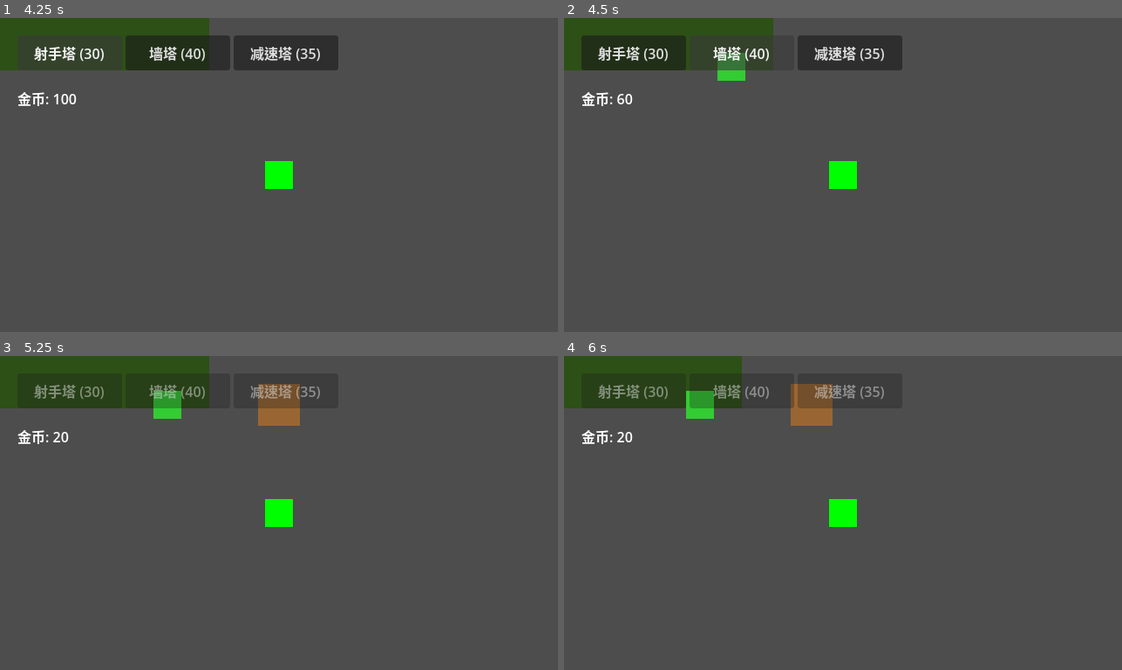
Above: before the commit, frames 1-4 (two rows, left to right).
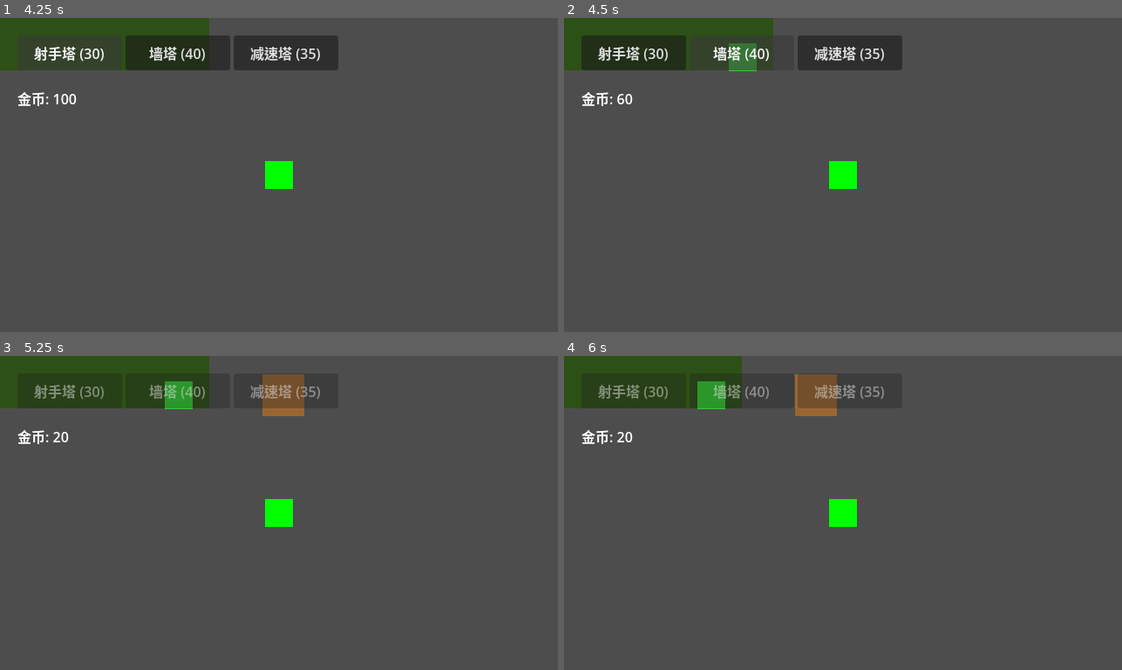
Above: after the commit, the same moments.

Repository: felang/utoland
Game: Godot game, scene res://scenes/ui/start_menu.tscn
The game is run twice, just before and just after one commit, with the same random seed, the same clock (stepped at 60 frames per second) and the same inputs.
Inputs (mouse positions are in pixels of both pictures, inside the frame that each line leads up to):
- Up to frame 1 (4.25 s): click "Start Game" at 0.5 s; click "战士" at 1.25 s; click "Rifle (速射枪)" at 2 s; click "森林地图" at 2.75 s; click "射手塔 (30)" at 3.5 s
- Up to frame 2 (4.5 s): click "墙塔 (40)" at 4.25 s
- Up to frame 3 (5.25 s): click "减速塔 (35)" at 5 s
- Up to frame 4 (6 s): tap Enter at 5.75 s; move the mouse to (965, 497) at 5.77 s; hold D (move_right) from 5.78 s (still down); tap 1 at 5.85 s; click (965, 497) at 5.92 s

Frame 1 is identical in both runs. In frame 2, 0.5% of the frame differs, in the area x 27-35%, y 8-20%; in frame 3, 1.2%, in the area x 27-55%, y 5-23%; in frame 4, 1.2%.

Commit message:
refactor: 布置场景网格和边界改为配置驱动
Co-Authored-By: Claude Opus 4.6 (1M context) <noreply@anthropic.com>

Diff:
--- a/scripts/ui/placement.gd
+++ b/scripts/ui/placement.gd
@@ -1,6 +1,6 @@
 extends Node2D
 
-const GRID_SIZE = 32
+const GRID_SIZE = GameConfig.GRID_SIZE
 @onready var background_sprite: Sprite2D = $Background/BackgroundSprite
 var selected_tower_type: String = ""
 var preview_tower: Node2D = null
@@ -74,7 +74,7 @@
 
 func can_place_at(pos: Vector2) -> bool:
 	# 检查是否在地图边界内
-	if abs(pos.x) > 1300 or abs(pos.y) > 1000:
+	if abs(pos.x) > GameConfig.MAP_HALF_WIDTH or abs(pos.y) > GameConfig.MAP_HALF_HEIGHT:
 		return false
 
 	# 检查是否与其他塔重叠
--- /dev/null
+++ b/tests/unit/test_placement_grid_rules.gd
@@ -0,0 +1,23 @@
+extends GutTest
+
+var placement: Node2D
+
+func before_each():
+	GameData.tower_inventory.clear()
+	GameData.purchased_towers.clear()
+	GameData.coins = 100
+
+	var placement_scene = load("res://scenes/placement.tscn")
+	placement = placement_scene.instantiate()
+	add_child_autofree(placement)
+
+func test_get_grid_position_uses_30_size_grid():
+	assert_eq(placement.get_grid_position(Vector2(0, 0)), Vector2(15, 15))
+	assert_eq(placement.get_grid_position(Vector2(44, 44)), Vector2(45, 45))
+
+func test_can_place_at_rejects_position_outside_map_extents():
+	var outside_x = Vector2(GameConfig.MAP_HALF_WIDTH + GameConfig.GRID_SIZE, 0)
+	var outside_y = Vector2(0, GameConfig.MAP_HALF_HEIGHT + GameConfig.GRID_SIZE)
+
+	assert_false(placement.can_place_at(outside_x))
+	assert_false(placement.can_place_at(outside_y))
